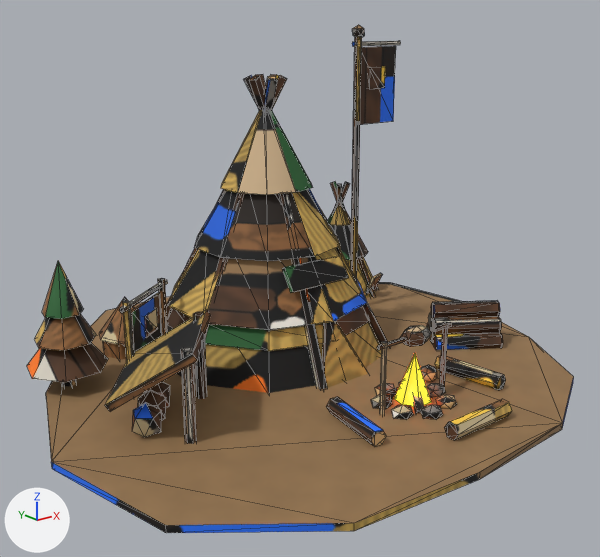
Before and after pictures for a commit that changed the glTF model game/assets/models/residence_dl1_blue.glb.
Camera for both pictures: a 50 mm lens placed at (-1.407, -1.713, 0.956), pointed at (-0.046, -0.011, 0.275). Arrows for +X, +Y and +Z are at lower left; the lights stay in place. The first picture is the older version. Mesh edges are drawn as thin lines. Vertices at exactly the same position are counted once.

The first picture shows 'residence_dl1_blue'.
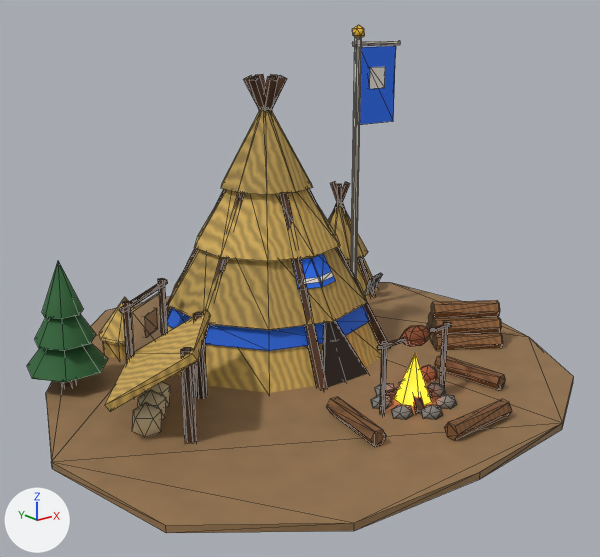
Boxes [x1, y1, x2, y2] around the edits, measured in the pictures (600 x 557 px):
part 1 of me_m, cut back: before [282, 255, 349, 293]; after [293, 254, 336, 290]
part 2 of me_m, surface changed: [27, 25, 574, 533] in both

What the commit changed:
me_m is used by ob_residence_dl1_blue; location (0.0, 0.0, 0.0).
me_m had 922 vertices, 1532 faces and spanned x -0.81..0.77, y -0.7..0.78, z -0.01..0.94.
me_m now has 930 vertices, 1435 faces and spans x -0.81..0.77, y -0.7..0.78, z -0.01..0.94.
Part 1, on me_m:
8 vertices are removed from x -0.1..0.1, y -0.05..0.0, z 0.25..0.32.
105 faces are deleted.
16 vertices are added at x -0.07..0.07, y -0.05..0.01, z 0.25..0.32.
8 new faces join them, mat_baked (picture img_bake).
me_m part 2: 1417 kept faces spanning x -0.81..0.77, y -0.7..0.78, z -0.01..0.94 get new texture (UV) coordinates.
